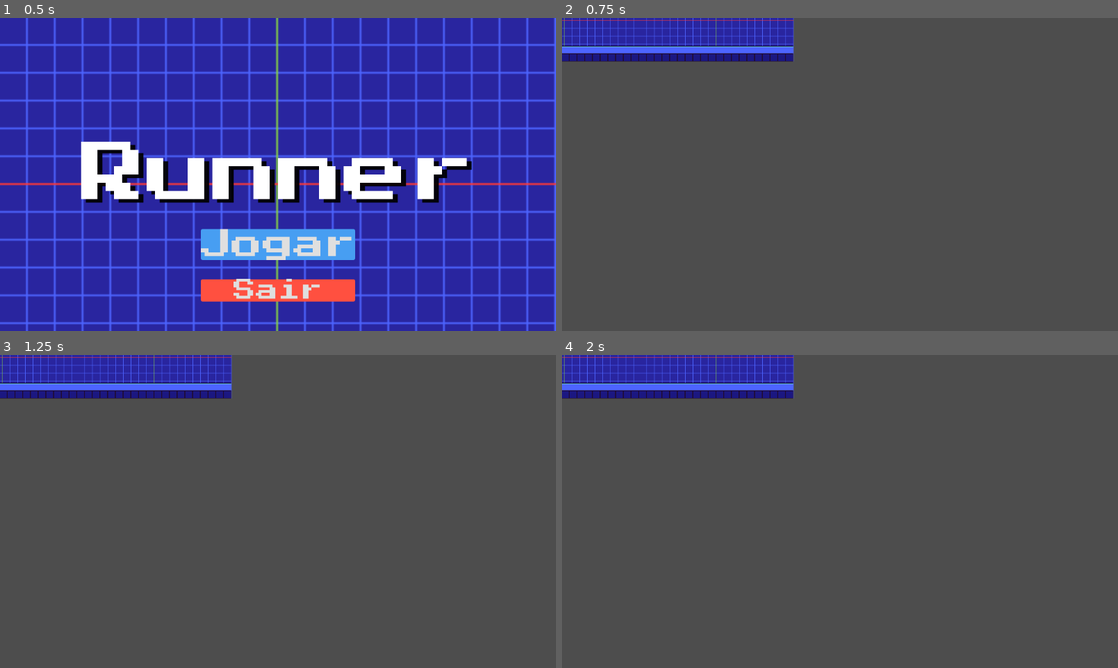
Above: before the commit, frames 1-4 (two rows, left to right).
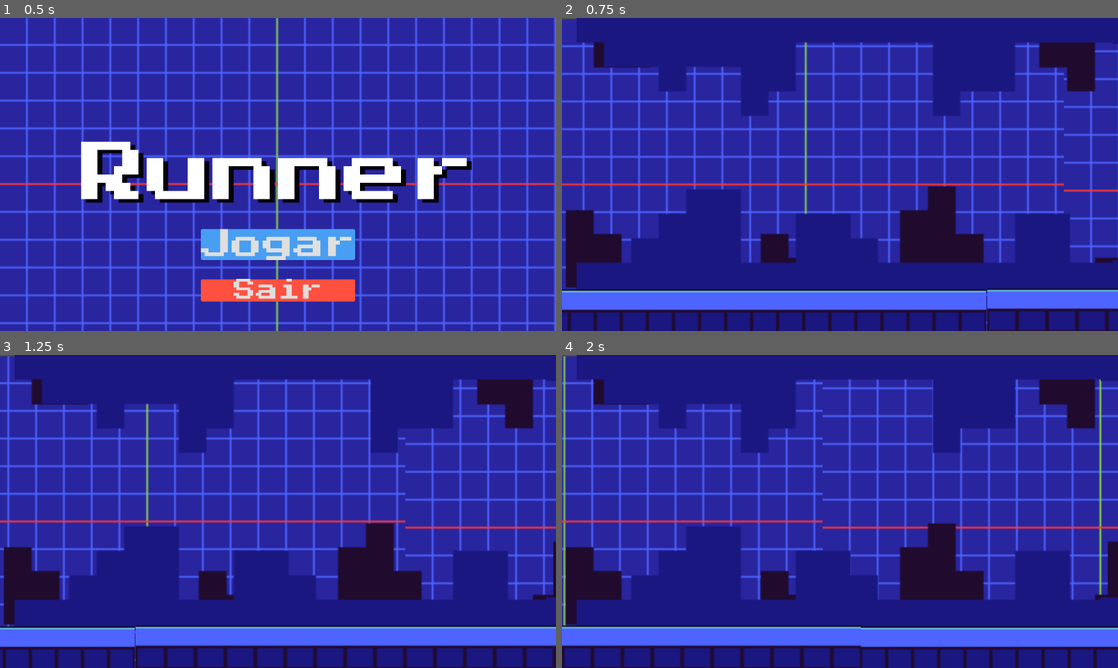
Above: after the commit, the same moments.

Repository: saralorranycontato13-cell/runner
Game: Godot game, scene res://Runner.tscn
The game is run twice, just before and just after one commit, with the same random seed, the same clock (stepped at 60 frames per second) and the same inputs.
Inputs:
- Up to frame 1 (0.5 s): no input
- Up to frame 2 (0.75 s): click "Jogar" at 0.5 s
- Up to frame 3 (1.25 s): no input
- Up to frame 4 (2 s): no input

Frame 1 is identical in both runs. In frame 2, 99% of the frame differs, in the area x 0-100%, y 0-100%; in frame 3, 99%; in frame 4, 99%.

Commit message:
alterei fundo do jogo

Diff:
--- /dev/null
+++ b/jogo.gd
@@ -0,0 +1,23 @@
+extends Node2D
+@export var velocidade: int
+func _ready() -> void:
+	velocidade = 400
+
+func _process(delta: float) -> void:
+	# constantemente desloca o sprite pra esquerda
+	$fundo. position.x -= velocidade*delta
+	$fundo2.position.x -= velocidade*delta
+	if $fundo.position.x < -1152: # se o fundo sair de cena pela esquerda
+		$fundo.position.x = 1152 # coloque ele após a cena na direita
+		if $fundo2.position.x < -1152:
+			$fundo2.position.x = 1152
+	$chao.position.x -= velocidade*delta
+	$chao2.position.x -= velocidade*delta
+	if $chao.position.x < -1152: # se o fundo sair de cena pela esquerda
+		$chao. position.x = 1152 # coloque ele após a cena na direita
+	if $chao2.position.x < -1152:
+		$chao2.position.x = 1152
+	$meioAzul.position.x   -= velocidade*delta*0.05
+	$meioPreto.position.x  -= velocidade*delta*0.05
+	$chao.position.x    -= velocidade*delta*2
+	$chao2.position.x   -= velocidade*delta*2
--- a/jogo.tscn
+++ b/jogo.tscn
@@ -1,31 +1,63 @@
 [gd_scene format=3 uid="uid://c30q2pg4uaasw"]
 
 [ext_resource type="Texture2D" uid="uid://bs6cjr3ujv4tl" path="res://Assets Godot Runner/Assets Godot Runner/background.png" id="1_evvns"]
+[ext_resource type="Script" uid="uid://by712q4hs4reh" path="res://jogo.gd" id="1_yq54j"]
 [ext_resource type="Texture2D" uid="uid://cttdpgdvfy2xu" path="res://Assets Godot Runner/Assets Godot Runner/foreground.png" id="2_yq54j"]
+[ext_resource type="Texture2D" uid="uid://dgppolhfvsc3j" path="res://Assets Godot Runner/Assets Godot Runner/middleground1.png" id="3_qn35j"]
+[ext_resource type="Texture2D" uid="uid://cu1f1dfo3beg5" path="res://Assets Godot Runner/Assets Godot Runner/middleground2.png" id="4_8c340"]
 
 [sub_resource type="RectangleShape2D" id="RectangleShape2D_1ap6j"]
-size = Vector2(642, 31)
+size = Vector2(1145, 79)
 
 [node name="Jogo" type="Node2D" unique_id=2085565471]
+script = ExtResource("1_yq54j")
 
 [node name="fundo" type="Sprite2D" parent="." unique_id=350792419]
-position = Vector2(5, 0)
+position = Vector2(-2.0000002, 3)
+scale = Vector2(3.5968754, 3.5777779)
 texture = ExtResource("1_evvns")
+centered = false
 
 [node name="fundo2" type="Sprite2D" parent="." unique_id=1892590829]
-position = Vector2(320, 0)
+position = Vector2(1107, 13)
+scale = Vector2(3.60625, 3.6055553)
 texture = ExtResource("1_evvns")
+centered = false
+
+[node name="meioAzul" type="Sprite2D" parent="." unique_id=1700110023]
+position = Vector2(1707.5001, 276)
+scale = Vector2(3.428125, 2.911111)
+texture = ExtResource("3_qn35j")
+
+[node name="meioAzul2" type="Sprite2D" parent="." unique_id=1689030451]
+position = Vector2(585, 281)
+scale = Vector2(3.60625, 3.0777779)
+texture = ExtResource("3_qn35j")
+
+[node name="meioPreto" type="Sprite2D" parent="." unique_id=2082951609]
+position = Vector2(1729, 284)
+scale = Vector2(3.6562502, 3.1111114)
+texture = ExtResource("4_8c340")
+
+[node name="meioPreto2" type="Sprite2D" parent="." unique_id=1284039848]
+position = Vector2(598.00006, 285.00003)
+scale = Vector2(3.5500004, 3.166667)
+texture = ExtResource("4_8c340")
 
 [node name="chao" type="Sprite2D" parent="." unique_id=1279582702]
-position = Vector2(-1, 74)
+position = Vector2(1081.0001, 516)
+scale = Vector2(3.8749995, 2.7656248)
 texture = ExtResource("2_yq54j")
+centered = false
 
 [node name="chao2" type="Sprite2D" parent="." unique_id=713633210]
-position = Vector2(319, 74)
+position = Vector2(-1, 517)
+scale = Vector2(3.3750002, 2.8125)
 texture = ExtResource("2_yq54j")
+centered = false
 
 [node name="chaoFisico" type="StaticBody2D" parent="." unique_id=1881296123]
 
 [node name="corpoChao" type="CollisionShape2D" parent="chaoFisico" unique_id=883627854]
-position = Vector2(160, 76)
+position = Vector2(580.5, 609.5)
 shape = SubResource("RectangleShape2D_1ap6j")
Not shown, added: jogo.gd.uid
